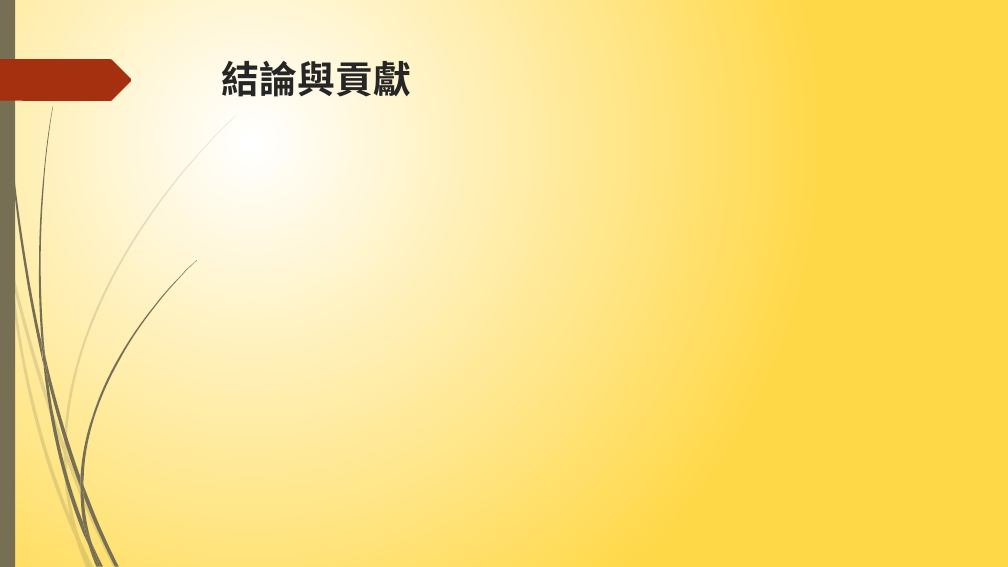
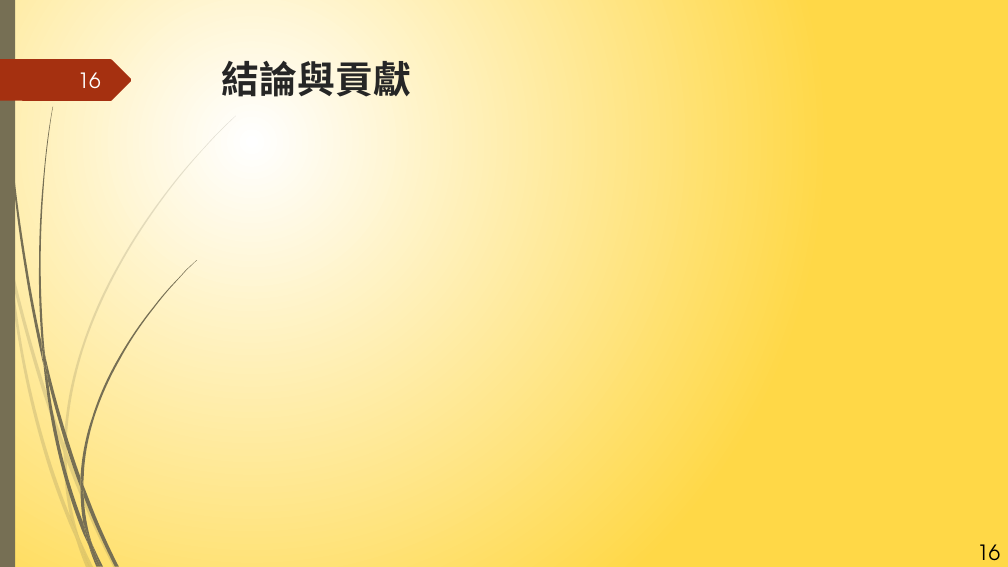
Before and after one commit to NIUWCSP/OTSM, a slide deck: slide 16 of report/以SDR實現OTSM通訊技術.pptx. Drawn at 1008x567 pixels with LibreOffice and Linux fonts; fonts in the diff are those of the drawing. Boxes give left, top, right and bottom in pixels: in the first picture for what was removed or moved away, otherwise in the second. Text is boxed around its words. In the diff, an @@ line names an element or a change of style, - is before the commit and + after.

```diff
--- a/report/以SDR實現OTSM通訊技術.pptx
+++ b/report/以SDR實現OTSM通訊技術.pptx
@@ page number added at [78,72,101,89], 20 pt, text #FEFFFF @@
+16
@@ page number added at [977,544,1000,561], 20 pt, text #000000 @@
+16
```
Also in this commit, not shown: 19 other slides changed.
